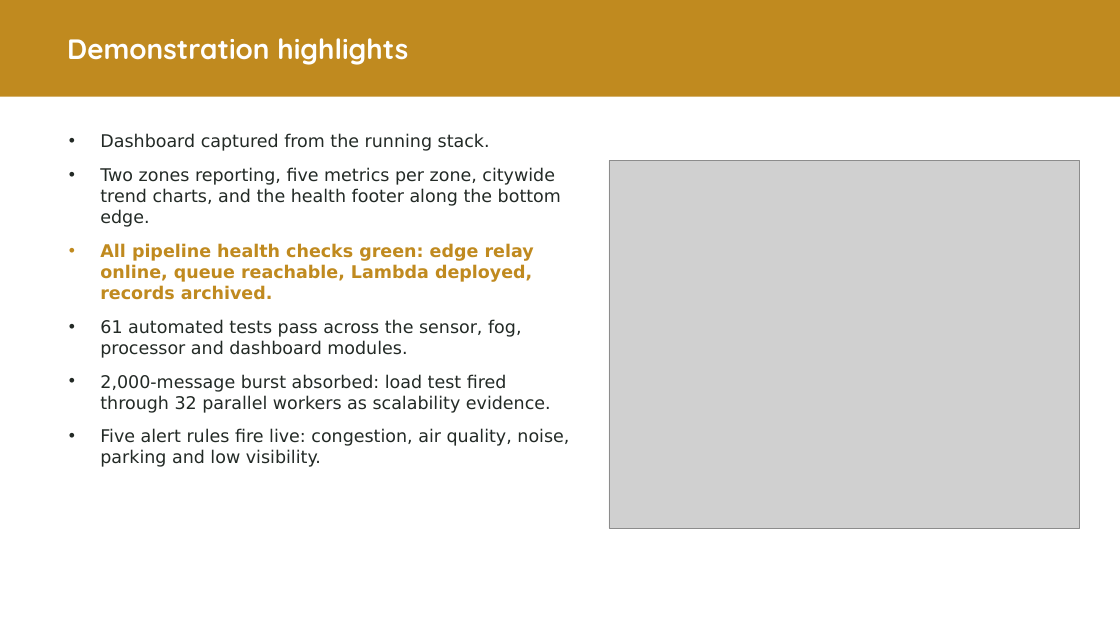
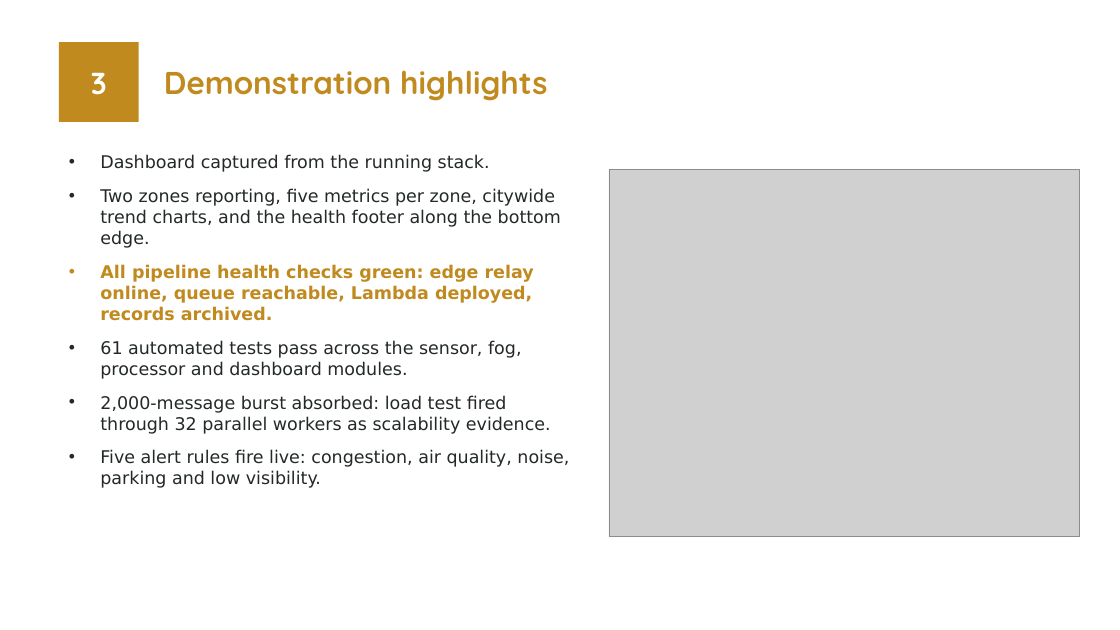
Before and after one commit to valletivarish/FEC_version_2, a slide deck: slide 4 of ppt/smart-city-monitoring.pptx. Drawn at 1120x630 pixels with LibreOffice and Linux fonts; fonts in the diff are those of the drawing; grey boxes stand for pictures. Boxes give left, top, right and bottom in pixels: in the first picture for what was removed or moved away, otherwise in the second. Text is boxed around its words. In the diff, an @@ line names an element or a change of style, - is before the commit and + after.

Commit message:
Every deck now has a unique background architecture: add 13 more layouts (footer, rrail, frame, numtab, sidebarL, hangrule, bodycard, doublebar, bracketL, topline, lwash, tintstripe, splitcol); reassign all 13 non-deployed decks so all 25 use a distinct content architecture (no template reuses a deployed deck's structure)

```diff
--- a/ppt/smart-city-monitoring.pptx
+++ b/ppt/smart-city-monitoring.pptx
@@ rectangle: place and size @@
-rectangle at [0,0,1120,97]
+rectangle at [59,42,139,122]
@@ title "Demonstration highlights": place and size @@
-title "Demonstration highlights" at [67,38,408,65]
+title "Demonstration highlights" at [164,70,547,101]
@@ title "Demonstration highlights" at [164,70,547,101]: size 24 to 27 pt, text colour #FFFFFF to #C08A1F @@
@@ text added at [91,72,107,95], 26 pt, text #FFFFFF, bold @@
+3
@@ text "Dashboard captured from the running ...": place and size @@
-text "Dashboard captured from the running ..." at [100,133,569,467]
+text "Dashboard captured from the running ..." at [100,154,569,488]
@@ picture: place and size @@
-picture at [609,160,1080,528]
+picture at [609,169,1080,537]
```
Also in this commit, not shown: 4 other slides changed, 24 other files.
